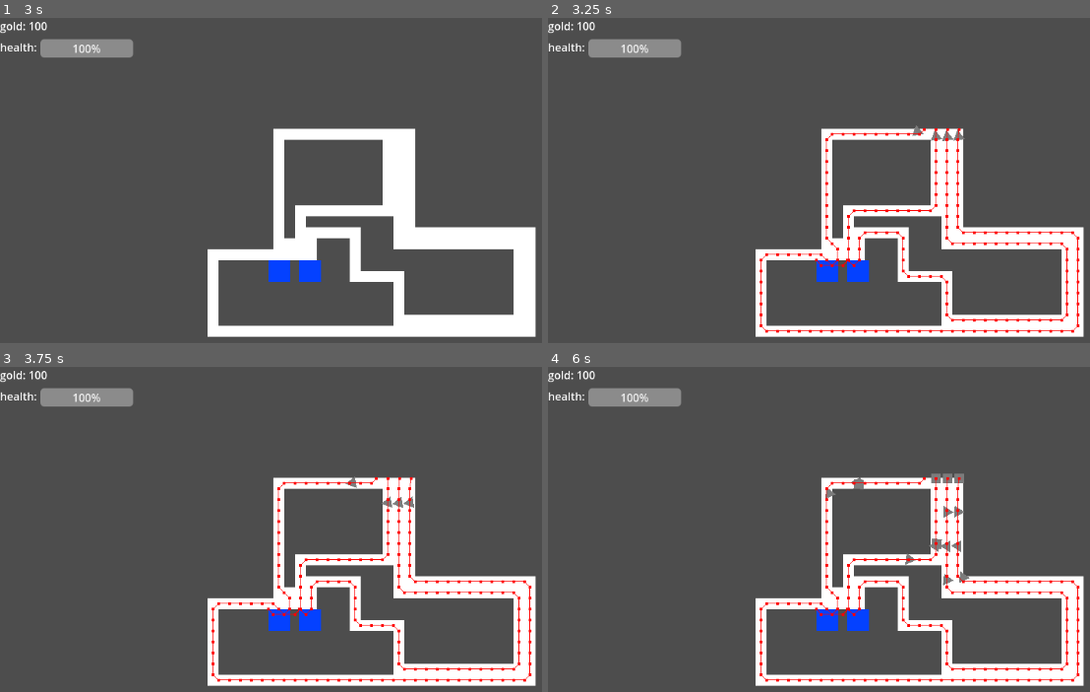
Above: before the commit, frames 1-4 (two rows, left to right).
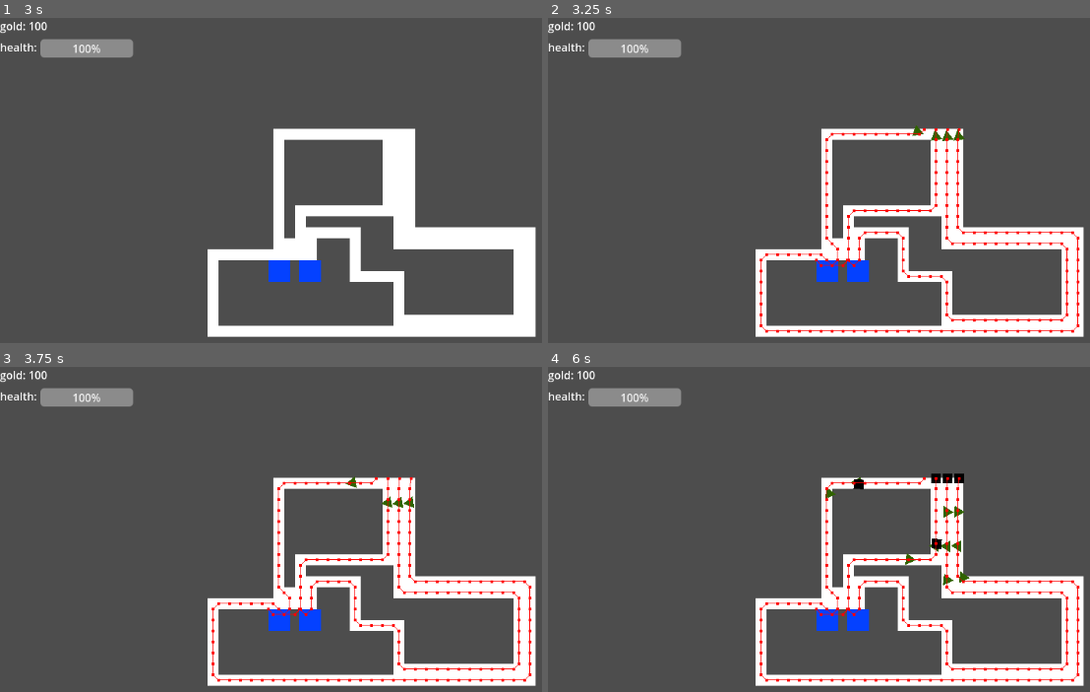
Above: after the commit, the same moments.

Repository: gluemagazine/square-tower-defence
Game: Godot game, scene res://scenes/map_template.tscn
Same seed, same stepped clock (60 frames per second), same inputs: the game is played once before the commit and once after it. The project has no main scene, so this scene is started directly.
Inputs:
- Up to frame 1 (3 s): tap Enter at 0.5, 2 s; tap Space at 1.25, 2.75 s
- Up to frame 2 (3.25 s): no input
- Up to frame 3 (3.75 s): no input
- Up to frame 4 (6 s): no input

Frame 1 is identical in both runs. In frame 2, 0.1% of the frame differs, in the area x 67-77%, y 33-38%; in frame 3, 0.1%; in frame 4, 0.6%, in the area x 51-78%, y 32-68%.

Commit message:
added dynamic colored enemies

Diff:
--- a/square-tower-defence/enemies/Enemy Template.tscn
+++ b/square-tower-defence/enemies/Enemy Template.tscn
@@ -43,9 +43,6 @@
 shader_parameter/clock_feather = 0.0
 shader_parameter/progress = 1.0
 shader_parameter/progress_bias = Vector2(0, 0)
-
-[sub_resource type="StyleBoxFlat" id="StyleBoxFlat_tmlbt"]
-bg_color = Color(1, 1, 1, 1)
 
 [sub_resource type="Animation" id="Animation_icmaq"]
 length = 0.001
@@ -107,7 +104,6 @@
 offset_top = -10.0
 offset_right = 10.0
 offset_bottom = 10.0
-theme_override_styles/panel = SubResource("StyleBoxFlat_tmlbt")
 
 [node name="AnimationPlayer" type="AnimationPlayer" parent="."]
 libraries = {
--- a/square-tower-defence/enemies/enemy_template.gd
+++ b/square-tower-defence/enemies/enemy_template.gd
@@ -8,6 +8,7 @@
 @export var nav : NavigationAgent2D
 @export var path_num : int = 1
 var shader : Shader = preload("uid://chudojcwfpmos").duplicate()
+var panel_texture = StyleBoxFlat.new()
 var speed
 
 signal killed
@@ -29,10 +30,12 @@
 
 	panel.material = panel.material.duplicate(true)
 	panel.material.set_shader_parameter("edges",stats.sides)
+	panel_texture.bg_color = stats.color
+	panel.add_theme_stylebox_override("panel",panel_texture)
 
 	animation.play(stats.animations["walk"])
 
-func _physics_process(delta: float) -> void:
+func _physics_process(_delta: float) -> void:
 	var next_position = nav.get_next_path_position()
 	var new_velocity = global_position.direction_to(next_position) * speed
 	if nav.avoidance_enabled:
--- a/square-tower-defence/enemies/wave_manager.gd
+++ b/square-tower-defence/enemies/wave_manager.gd
@@ -41,7 +41,6 @@
 	var n_of_spawners = options.size()
 	var num_spawned = 0
 	var spawn_again : bool = false
-	var keep_spawning = false
 	for key in current_wave.enemies:
 		if spawn_again:
 			break
--- a/square-tower-defence/resources/enemies/basic enemy.tres
+++ b/square-tower-defence/resources/enemies/basic enemy.tres
@@ -5,7 +5,7 @@
 [resource]
 script = ExtResource("1_6v01x")
 sides = 3
-color = Color(0.697578, 0.697578, 0.697578, 1)
+color = Color(0.391115, 0.801302, 1.15514e-06, 1)
 animations = {
 &"attack": "attack",
 &"hurt": "hurt",
--- a/square-tower-defence/resources/enemies/fast enemy.tres
+++ b/square-tower-defence/resources/enemies/fast enemy.tres
@@ -5,7 +5,7 @@
 [resource]
 script = ExtResource("1_4jqii")
 sides = 4
-color = Color(1, 1, 1, 1)
+color = Color(0, 0, 0, 1)
 animations = {
 &"attack": "attack",
 &"hurt": "hurt",
Not shown: 1 places in square-tower-defence/enemies/Enemy Template.tscn that only renumber resources
